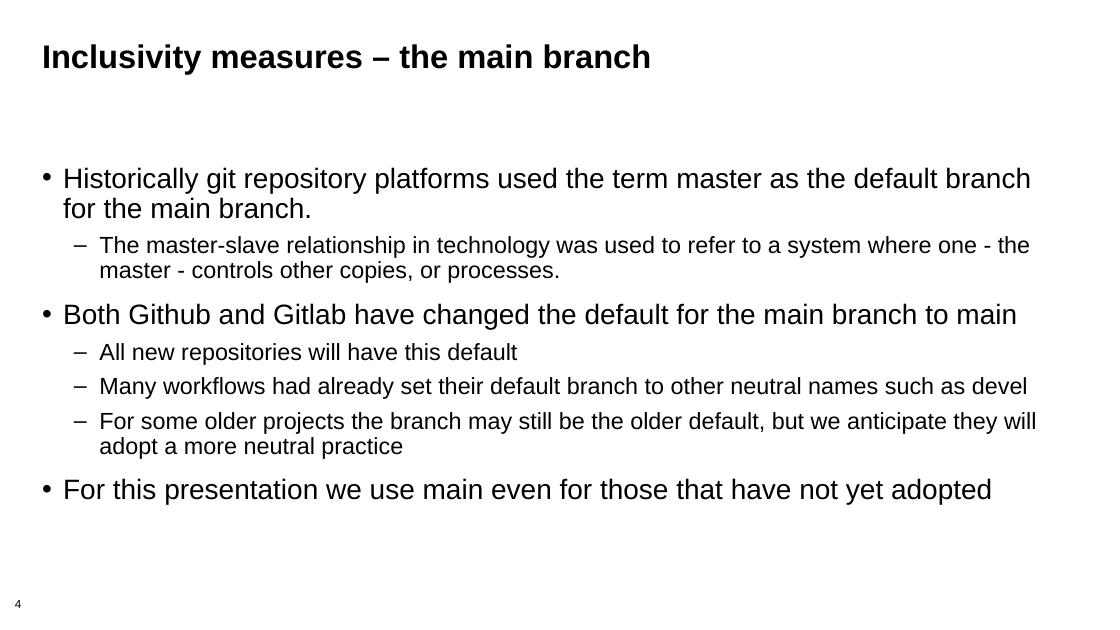
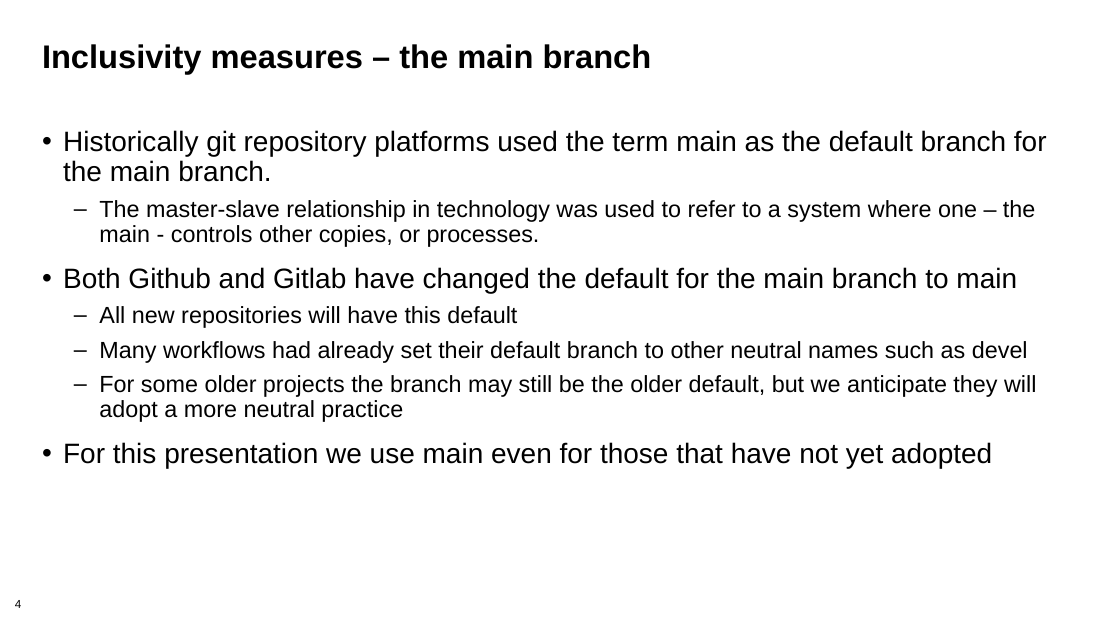
Before and after one commit to bssw-tutorial/presentations, a slide deck: slide 4 of git-workflows.pptx. Drawn at 1120x630 pixels with LibreOffice and Linux fonts; fonts in the diff are those of the drawing; background and template pictures are left out. Boxes give left, top, right and bottom in pixels: in the first picture for what was removed or moved away, otherwise in the second. Text is boxed around its words. In the diff, an @@ line names an element or a change of style, - is before the commit and + after.

Commit message:
Change master to main for Trilinos and OpenMPI

```diff
--- a/git-workflows.pptx
+++ b/git-workflows.pptx
@@ text "Historically git repository platforms used ...": place and size @@
-text "Historically git repository platforms used ..." at (63, 167, 1036, 505)
+text "Historically git repository platforms used ..." at (63, 130, 1047, 468)
@@ text at (63, 130, 1047, 247): text changed @@
-• Historically git repository platforms used the term master as the default branch for the main branch.
-  – The master-slave relationship in technology was used to refer to a system where one - the master - controls other copies, or processes.
+• Historically git repository platforms used the term main as the default branch for the main branch.
+  – The master-slave relationship in technology was used to refer to a system where one – the main - controls other copies, or processes.
```
Also in this commit, not shown: 3 other slides changed.
